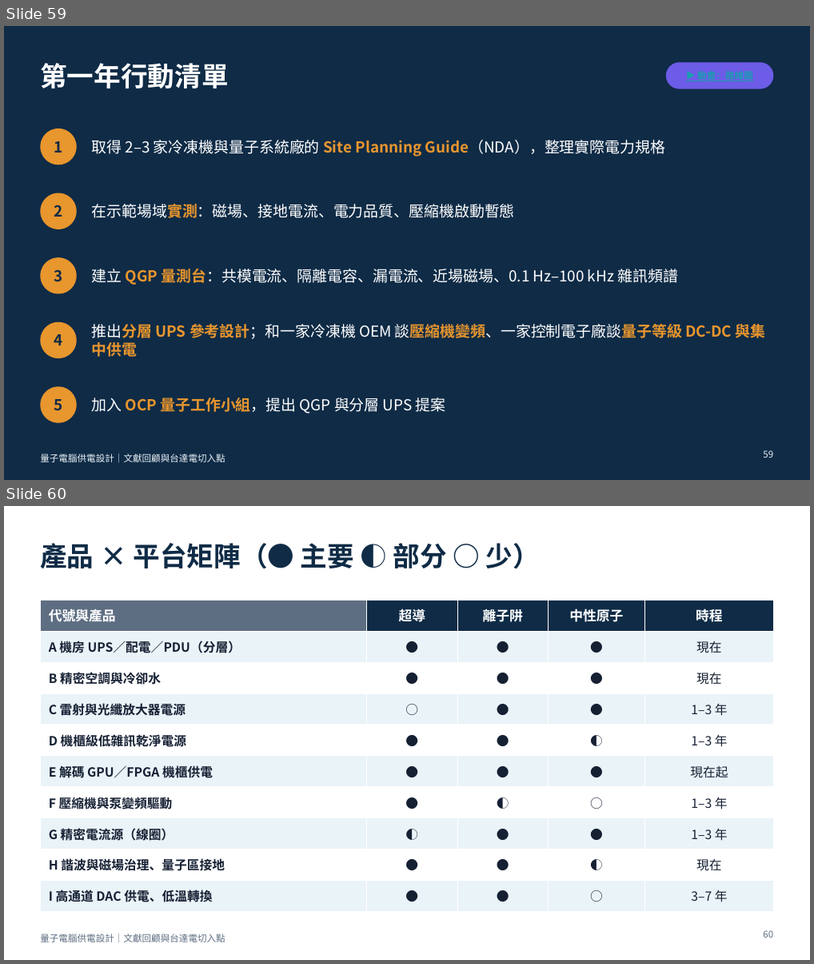
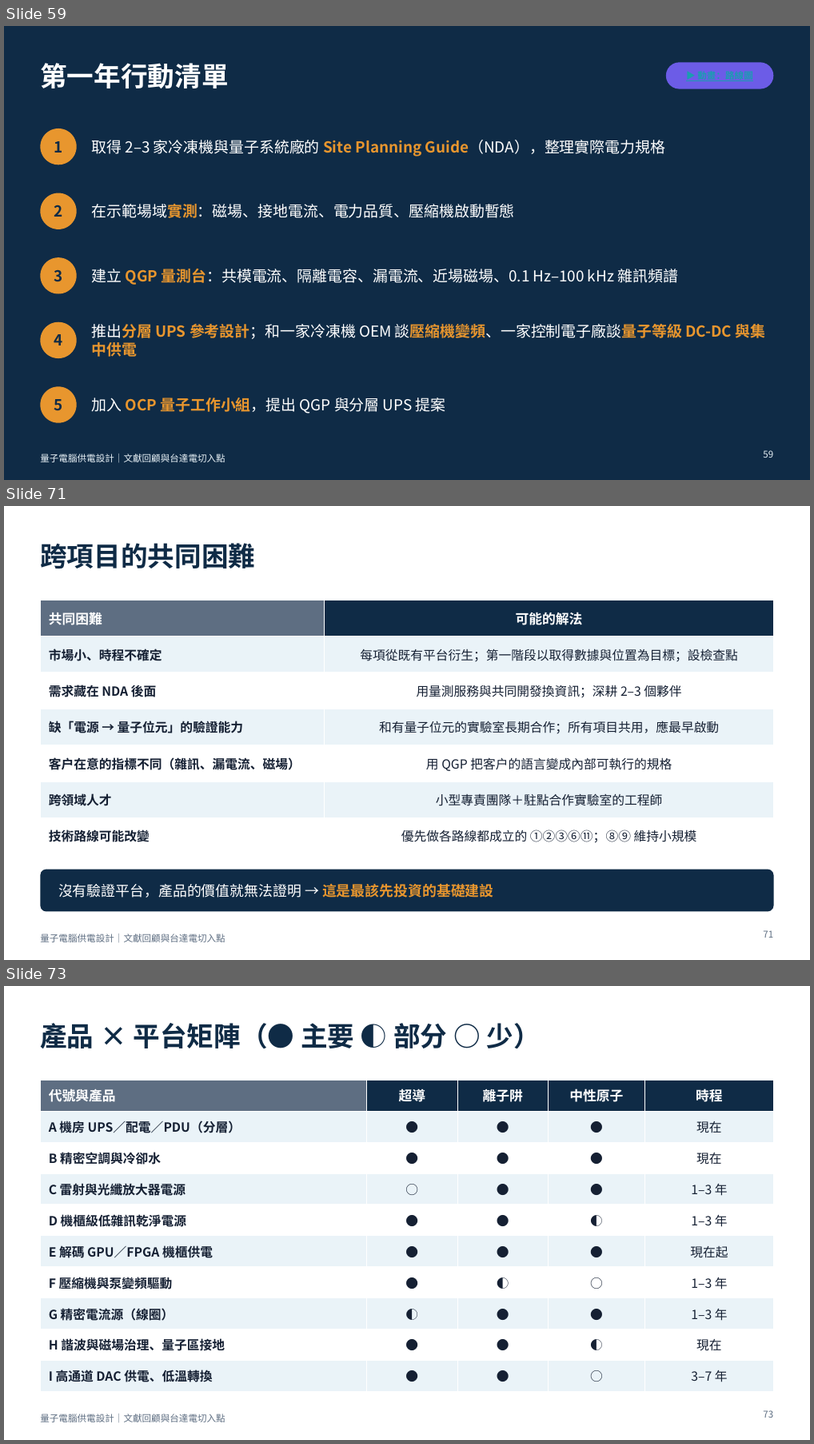
Before and after one commit to pcpcchen-coder/QuantumComputing, a slide deck: slides/output/qc-power-supply-delta.pptx. Shown one above the other, each under a label of ours: slides 59 and 60 before the commit, slides 59, 71 and 73 after it; the slides between them are not shown. The pictures are 814x964 and 814x1444 pixels, drawn with LibreOffice and Linux fonts; fonts in the diff are those of the drawing. Boxes give left, top, right and bottom in pixels: in the first picture for what was removed or moved away, otherwise in the second. Text is boxed around its words. In the diff, an @@ line names an element or a change of style, - is before the commit and + after.

```diff
--- a/slides/output/qc-power-supply-delta.pptx
+++ b/slides/output/qc-power-supply-delta.pptx
@@ slide 71 added at (x1=4, y1=506, x2=810, y2=960), background #FFFFFF; not listed: 1 template element that a slide beside it also shows @@
@@ title added at (x1=40, y1=543, x2=255, y2=568), 32 pt, text #0F2B46, bold @@
+跨項目的共同困難
@@ table added at (x1=40, y1=600, x2=774, y2=846), 7 rows, 2 columns @@
+共同困難 | 可能的解法
+市場小、時程不確定 | 每項從既有平台衍生；第一階段以取得數據與位置為目標；設檢查點
+需求藏在 NDA 後面 | 用量測服務與共同開發換資訊；深耕 2–3 個夥伴
+缺「電源 → 量子位元」的驗證能力 | 和有量子位元的實驗室長期合作；所有項目共用，應最早啟動
+客戶在意的指標不同（雜訊、漏電流、磁場） | 用 QGP 把客戶的語言變成內部可執行的規格
+跨領域人才 | 小型專責團隊＋駐點合作實驗室的工程師
+技術路線可能改變 | 優先做各路線都成立的 ①②③⑥⑪；⑧⑨ 維持小規模
@@ rounded rectangle added at (x1=40, y1=869, x2=774, y2=912), fill #0F2B46 @@
@@ text added at (x1=58, y1=884, x2=494, y2=897), 17 pt, text #FFFFFF @@
+沒有驗證平台，產品的價值就無法證明 → 這是最該先投資的基礎建設
@@ page number added at (x1=763, y1=930, x2=774, y2=937), 11 pt, text #5E6E82 @@
+71
@@ what was slide 60 is now slide 73 @@
@@ page number at (x1=763, y1=1410, x2=774, y2=1417): text changed @@
-60
+73
```
Also in this commit, not shown: 12 other slides added, 5 other files.
